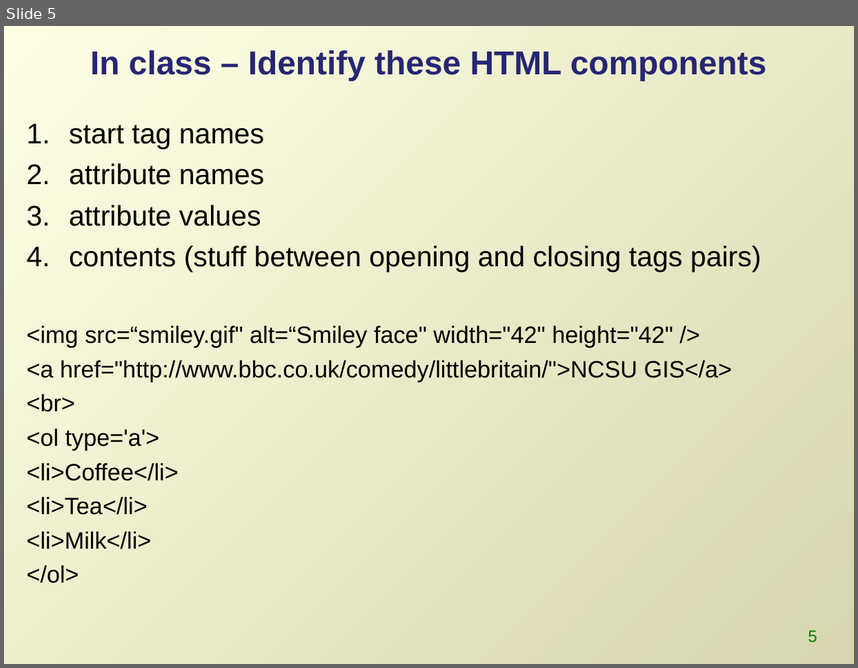
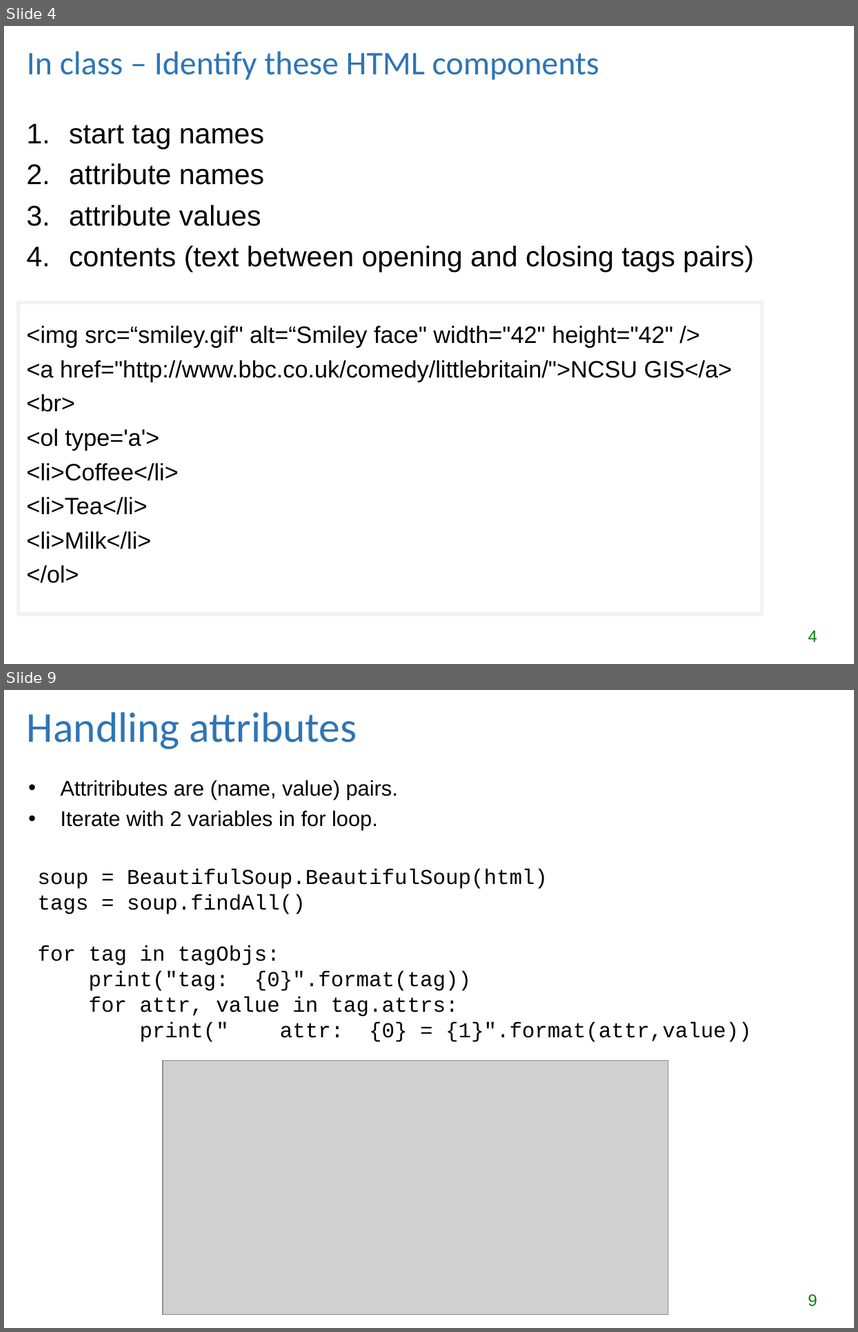
Before and after one commit to lgtateos/gis540, a slide deck: slides/parseMarkup.ppt. Shown one above the other, each under a label of ours: slide 5 before the commit, slides 4 and 9 after it; the slides between them are not shown. The pictures are 858x668 and 858x1332 pixels, drawn with LibreOffice and Linux fonts; fonts in the diff are those of the drawing; grey boxes stand for pictures. Boxes give left, top, right and bottom in pixels: in the first picture for what was removed or moved away, otherwise in the second. Text is boxed around its words. In the diff, an @@ line names an element or a change of style, - is before the commit and + after.

```diff
--- a/slides/parseMarkup.ppt
+++ b/slides/parseMarkup.ppt
@@ slide 9 added at (4, 690, 854, 1328), background #FFFFFF @@
@@ title added at (27, 712, 357, 749), 36 pt, text #2E75B6 @@
+Handling attributes
@@ text added at (61, 780, 398, 830), 18 pt, text #000000 @@
+• Attritributes are (name, value) pairs.
+• Iterate with 2 variables in for loop.
@@ text added at (38, 869, 752, 1042), 18 pt, text #000000 @@
+soup = BeautifulSoup.BeautifulSoup(html)
+tags = soup.findAll()
+for tag in tagObjs:
+print("tag: {0}".format(tag))
+for attr, value in tag.attrs:
+print(" attr: {0} = {1}".format(attr,value))
@@ picture added at (163, 1060, 668, 1314) @@
@@ page number added at (808, 1294, 817, 1306), 14 pt, text #008000 @@
+9
@@ what was slide 5 is now slide 4 @@
@@ slide 4 changed as well @@
@@ background gradient #FFFFE6 to #D7D6AE to #FFFFFF @@
@@ title "In class – Identify these ...": place and size @@
-title "In class – Identify these ..." at (90, 50, 766, 81)
+title "In class – Identify these ..." at (27, 51, 599, 80)
@@ title "In class – Identify these ..." at (27, 51, 599, 80): font Arial to Calibri, text colour #262673 to #2E75B6, bold off @@
@@ text at (69, 245, 754, 272): text changed @@
-4. contents (stuff between opening and closing tags pairs)
+4. contents (text between opening and closing tags pairs)
@@ rectangle added at (18, 302, 762, 615), outline #F2F2F2 3 pt @@
@@ page number at (808, 630, 817, 641): text changed @@
-5
+4
```
Also in this commit, not shown: 15 other slides changed, 2 other slides added, 3 slides removed.
